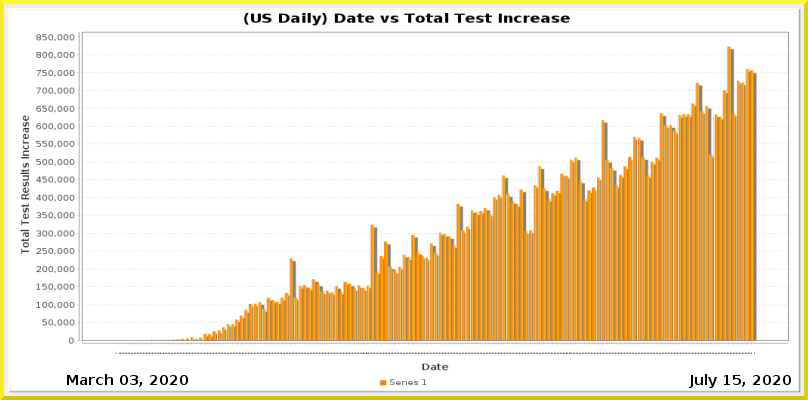
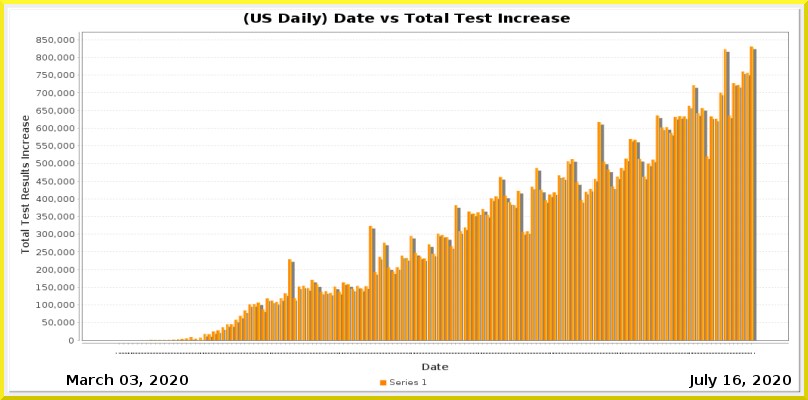
Revision of a layered (808, 400) image; what changed, layer by layer:
painted on "Current Date" over box(733, 375, 741, 385)
painted on "Date_vs_TestIncrease.png" over box(36, 34, 789, 354)
